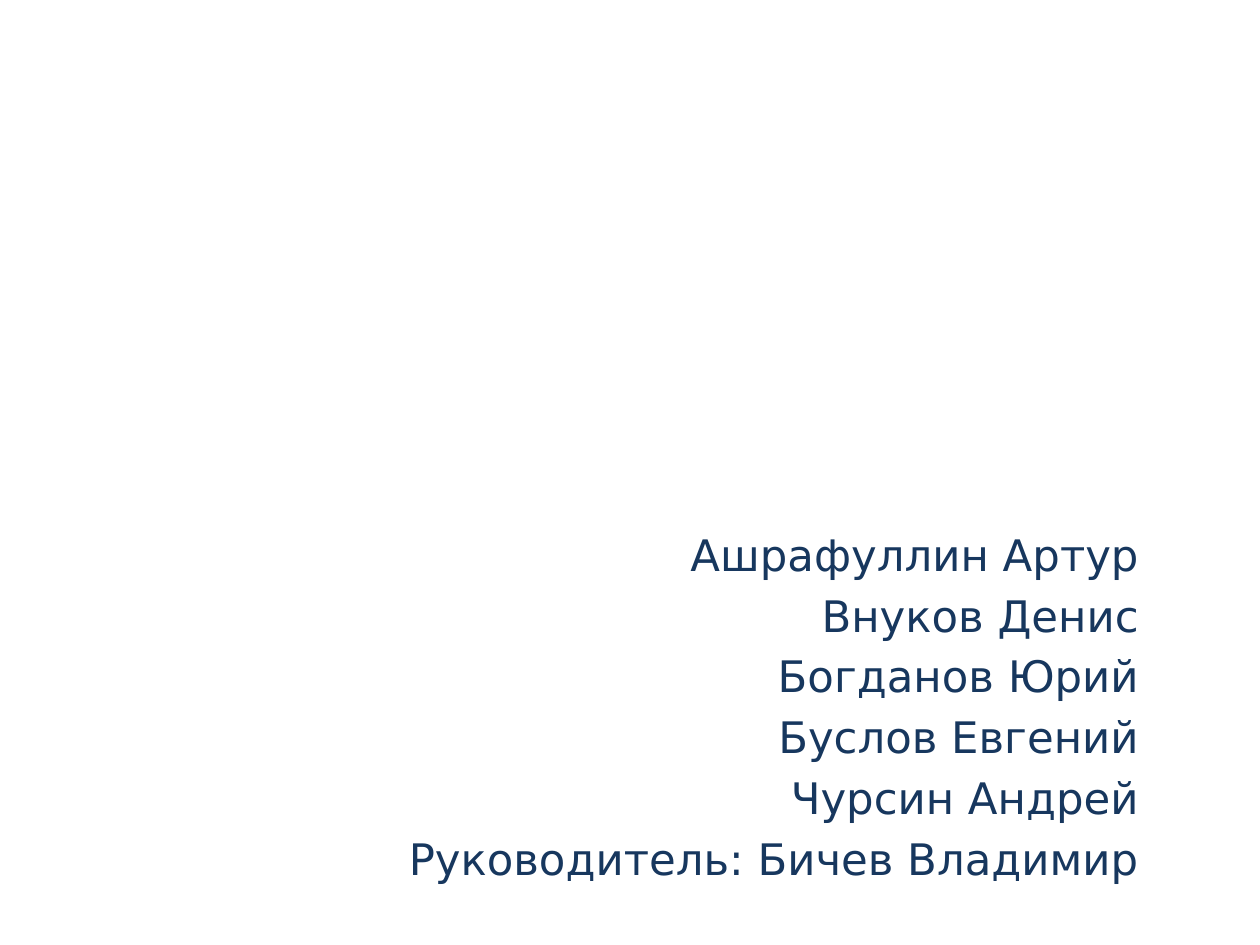
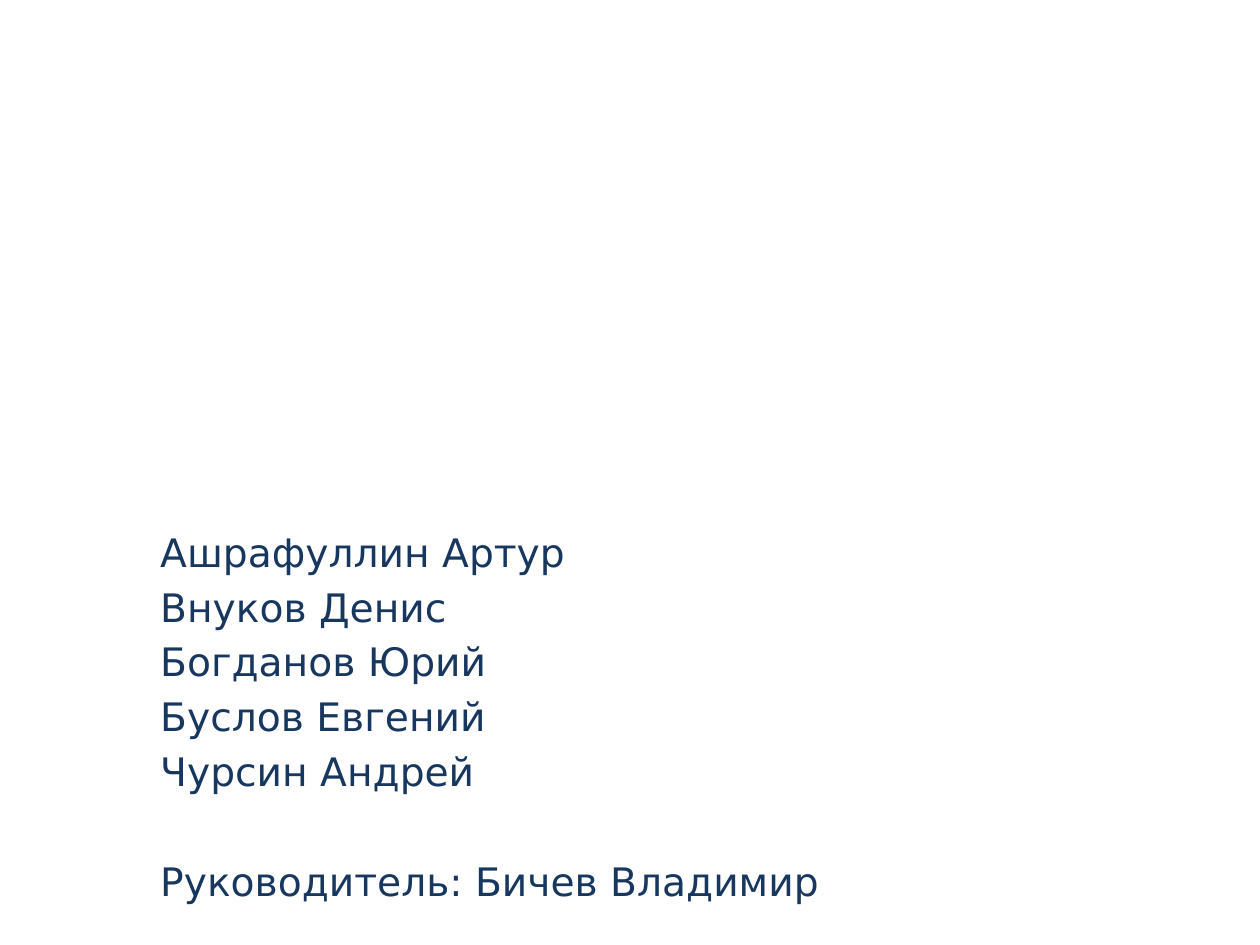
Before and after one commit to chursin-andrey/project-jastt, a slide deck: slide 1 of presentation/jastt.pptx. Drawn at 1260x945 pixels with LibreOffice and Linux fonts; fonts in the diff are those of the drawing; background and template pictures are left out. Boxes give left, top, right and bottom in pixels: in the first picture for what was removed or moved away, otherwise in the second. Text is boxed around its words. In the diff, an @@ line names an element or a change of style, - is before the commit and + after.

```diff
--- a/presentation/jastt.pptx
+++ b/presentation/jastt.pptx
@@ subtitle "Ашрафуллин Артур" at box(160, 538, 818, 904): size 24.8 to 22.4 pt; alignment right to left @@
```
Also in this commit, not shown: 1 slide added, 1 slide removed, 2 other files.
